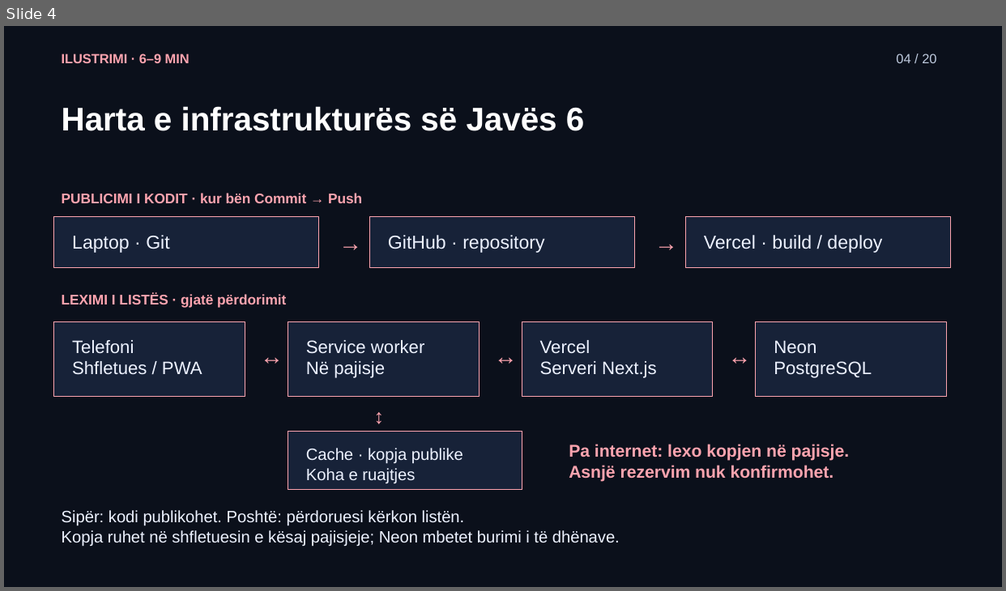
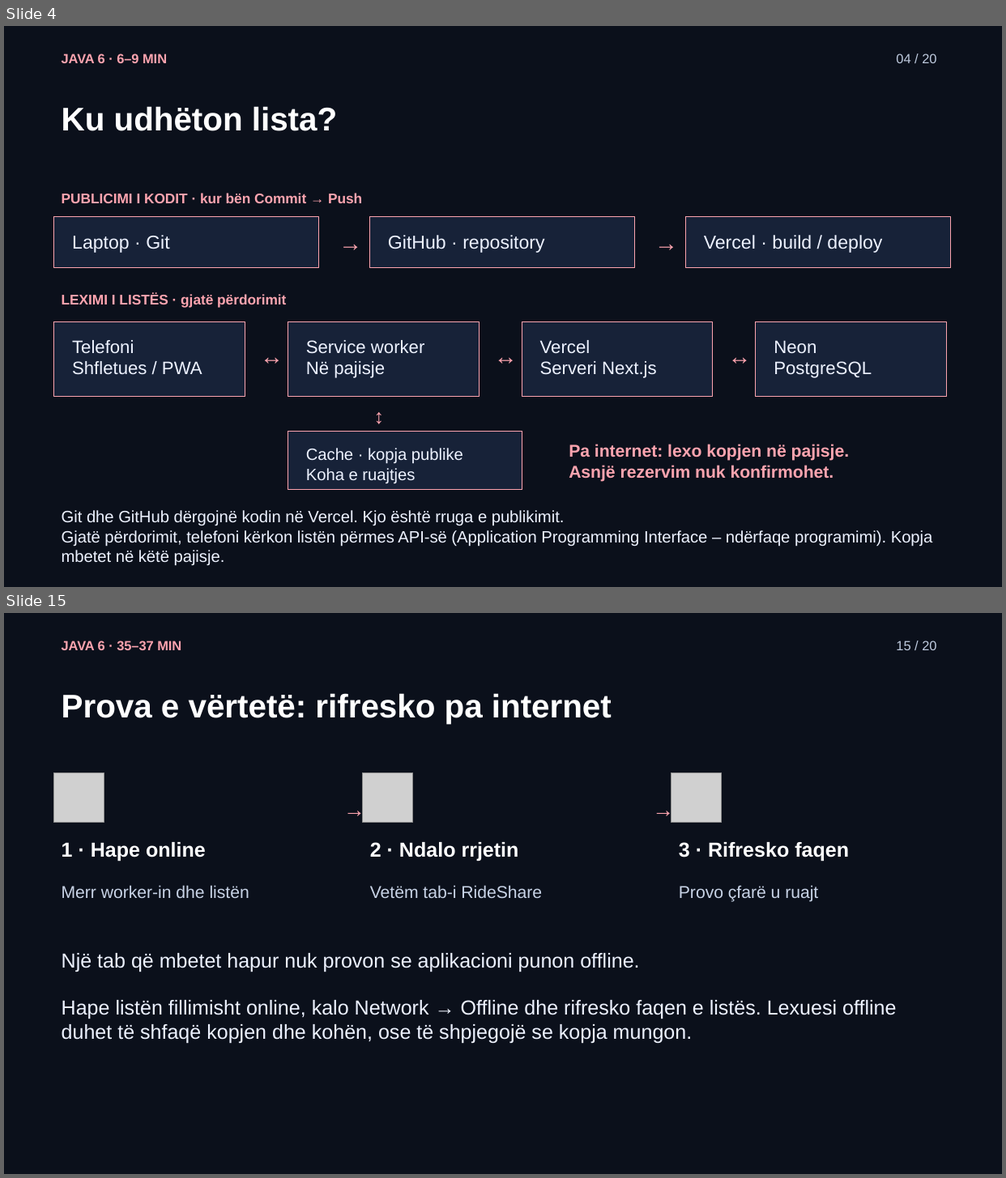
Before and after one commit to arbenl/arbenl.github.io, a slide deck: lendet/2026-2027/mobile/lectures/ligjerata-06-pwa-offline-rideshare-2026.pptx. Shown one above the other, each under a label of ours: slide 4 before the commit, slides 4 and 15 after it; the slides between them are not shown. The pictures are 1006x591 and 1006x1178 pixels, drawn with LibreOffice and Linux fonts; fonts in the diff are those of the drawing; grey boxes stand for pictures. Boxes give left, top, right and bottom in pixels: in the first picture for what was removed or moved away, otherwise in the second. Text is boxed around its words. In the diff, an @@ line names an element or a change of style, - is before the commit and + after.

```diff
--- a/lendet/2026-2027/mobile/lectures/ligjerata-06-pwa-offline-rideshare-2026.pptx
+++ b/lendet/2026-2027/mobile/lectures/ligjerata-06-pwa-offline-rideshare-2026.pptx
@@ slide 15 added at bbox=[4, 613, 1002, 1174], background #0B101B @@
@@ text added at bbox=[62, 641, 181, 650], 12.8 pt, text #FDA4AF, bold @@
+JAVA 6 · 35–37 MIN
@@ text added at bbox=[896, 641, 936, 650], 12.8 pt, text #BFCBDF @@
+15 / 20
@@ text added at bbox=[62, 693, 612, 724], 31.5 pt, text #FFFFFF, bold @@
+Prova e vërtetë: rifresko pa internet
@@ picture added at bbox=[54, 773, 104, 824] @@
@@ picture added at bbox=[363, 773, 413, 824] @@
@@ picture added at bbox=[671, 773, 722, 824] @@
@@ text added at bbox=[336, 793, 361, 821], 21 pt, text #FDA4AF @@
+→
@@ text added at bbox=[645, 793, 670, 821], 21 pt, text #FDA4AF @@
+→
@@ text added at bbox=[62, 842, 206, 862], 19.5 pt, text #FFFFFF, bold @@
+1 · Hape online
@@ text added at bbox=[370, 842, 519, 862], 19.5 pt, text #FFFFFF, bold @@
+2 · Ndalo rrjetin
@@ text added at bbox=[679, 842, 849, 862], 19.5 pt, text #FFFFFF, bold @@
+3 · Rifresko faqen
@@ text added at bbox=[62, 885, 249, 898], 16.5 pt, text #C8D3E6 @@
+Merr worker-in dhe listën
@@ text added at bbox=[370, 885, 542, 898], 16.5 pt, text #C8D3E6 @@
+Vetëm tab-i RideShare
@@ text added at bbox=[679, 885, 818, 902], 16.5 pt, text #C8D3E6 @@
+Provo çfarë u ruajt
@@ text added at bbox=[62, 953, 896, 1044], 19.5 pt, text #EDF2FF @@
+Një tab që mbetet hapur nuk provon se aplikacioni punon offline.
+Hape listën fillimisht online, kalo Network → Offline dhe rifresko faqen e listës. Lexuesi offline duhet të shfaqë kopjen dhe kohën, ose të shpjegojë se kopja mungon.
@@ slide 4 changed as well @@
@@ text at bbox=[62, 54, 167, 63]: text changed @@
-ILUSTRIMI · 6–9 MIN
+JAVA 6 · 6–9 MIN
@@ text at bbox=[62, 106, 337, 131]: text changed @@
-Harta e infrastrukturës së Javës 6
+Ku udhëton lista?
@@ text at bbox=[62, 510, 933, 566]: text changed @@
-Sipër: kodi publikohet. Poshtë: përdoruesi kërkon listën.
-Kopja ruhet në shfletuesin e kësaj pajisjeje; Neon mbetet burimi i të dhënave.
+Git dhe GitHub dërgojnë kodin në Vercel. Kjo është rruga e publikimit.
+Gjatë përdorimit, telefoni kërkon listën përmes API-së (Application Programming Interface – ndërfaqe programimi). Kopja mbetet në këtë pajisje.
```
Also in this commit, not shown: 4 other slides changed, 14 other slides added, 15 slides removed, 42 other files.
